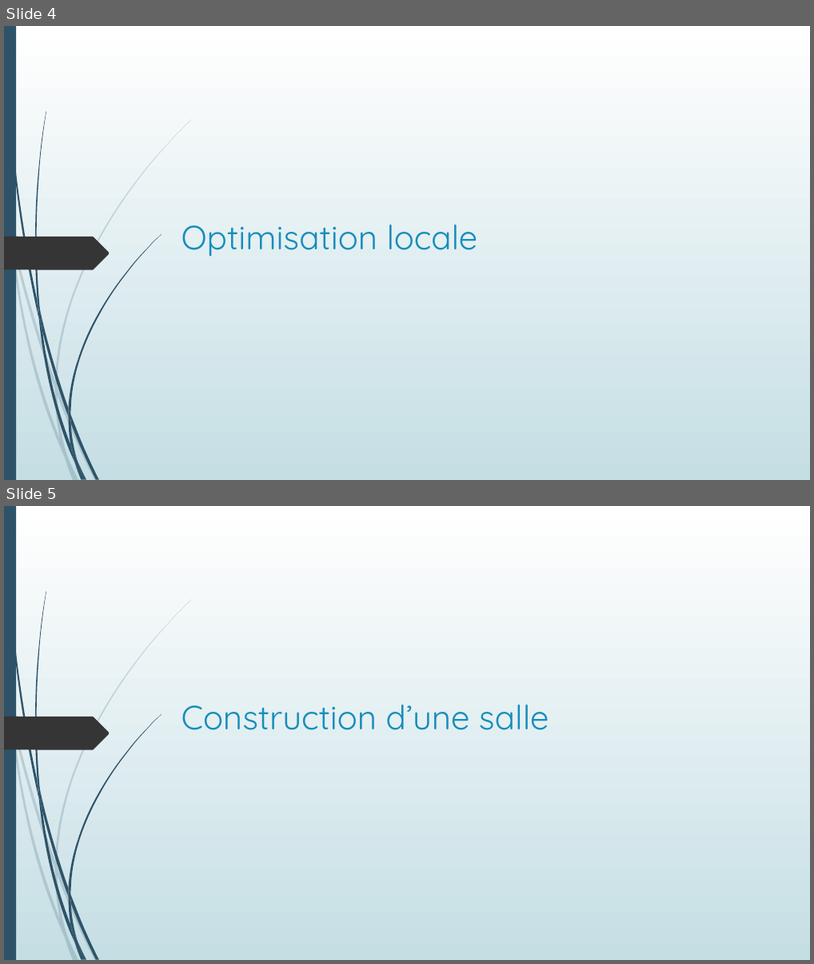
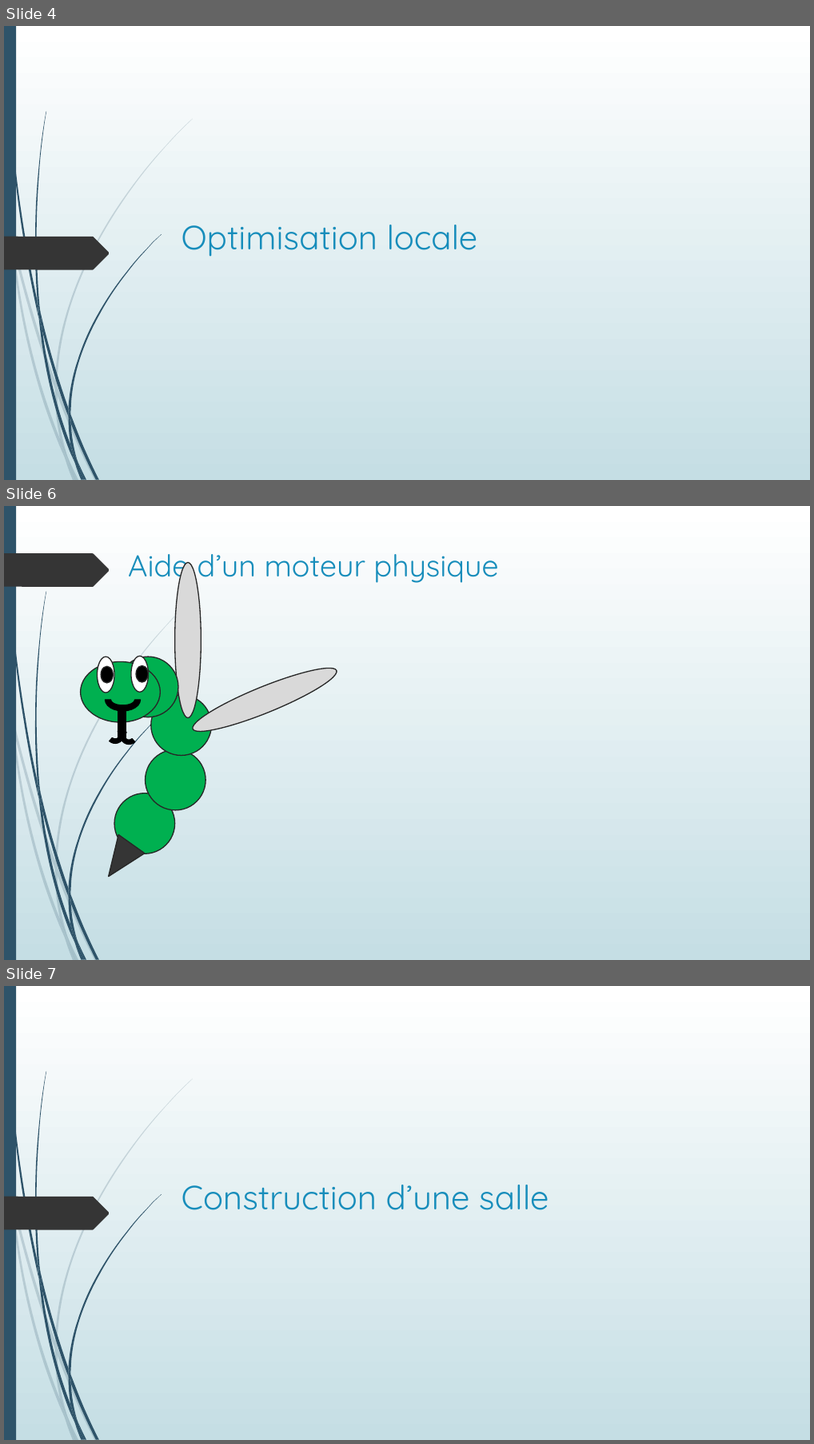
Before and after one commit to Poroing/CrowdDeplacementOptimisation, a slide deck: Présentation/Détermination d'un plan d'évacuation incendie.pptx. Shown one above the other, each under a label of ours: slides 4 and 5 before the commit, slides 4, 6 and 7 after it; the slides between them are not shown. The pictures are 814x964 and 814x1444 pixels, drawn with LibreOffice and Linux fonts; fonts in the diff are those of the drawing. Boxes give left, top, right and bottom in pixels: in the first picture for what was removed or moved away, otherwise in the second. Text is boxed around its words. In the diff, an @@ line names an element or a change of style, - is before the commit and + after.

```diff
--- a/Présentation/Détermination d'un plan d'évacuation incendie.pptx
+++ b/Présentation/Détermination d'un plan d'évacuation incendie.pptx
@@ slide 6 added at (x1=4, y1=506, x2=810, y2=960), background gradient #FFFFFF to #C5DEE5; not listed: 23 template elements that a slide beside it also shows @@
@@ freeform shape added at (x1=4, y1=553, x2=110, y2=587), fill #353535 @@
@@ title added at (x1=128, y1=554, x2=498, y2=585), 36 pt, text #178DBB @@
+Aide d’un moteur physique
@@ ellipse added at (x1=175, y1=562, x2=202, y2=718), fill #D9D9D9, outline #272727 1.25 pt @@
@@ ellipse added at (x1=80, y1=661, x2=160, y2=722), fill #00B050, outline #272727 1.25 pt @@
@@ ellipse added at (x1=97, y1=656, x2=114, y2=692), fill #FFFFFF, outline #272727 1.25 pt @@
@@ ellipse added at (x1=101, y1=666, x2=113, y2=683), fill #000000, outline #272727 1.25 pt @@
@@ ellipse added at (x1=118, y1=656, x2=178, y2=717), fill #00B050, outline #272727 1.25 pt @@
@@ ellipse added at (x1=131, y1=656, x2=149, y2=692), fill #FFFFFF, outline #272727 1.25 pt @@
@@ ellipse added at (x1=136, y1=666, x2=148, y2=682), fill #000000, outline #272727 1.25 pt @@
@@ ellipse added at (x1=188, y1=659, x2=342, y2=741), fill #D9D9D9, outline #272727 1.25 pt @@
@@ arch (boxed as its full ring) added at (x1=105, y1=688, x2=140, y2=711), fill #000000, outline #000000 1.25 pt @@
@@ ellipse added at (x1=151, y1=695, x2=211, y2=756), fill #00B050, outline #272727 1.25 pt @@
@@ rectangle added at (x1=118, y1=708, x2=126, y2=737), fill #000000, outline #000000 1.25 pt @@
@@ arch (boxed as its full ring) added at (x1=102, y1=722, x2=127, y2=747), fill #000000, outline #000000 1.25 pt @@
@@ arch (boxed as its full ring) added at (x1=117, y1=724, x2=142, y2=748), fill #000000, outline #000000 1.25 pt @@
@@ ellipse added at (x1=146, y1=750, x2=206, y2=810), fill #00B050, outline #272727 1.25 pt @@
@@ ellipse added at (x1=114, y1=792, x2=175, y2=853), fill #00B050, outline #272727 1.25 pt @@
@@ triangle added at (x1=95, y1=834, x2=145, y2=885), fill #353535, outline #272727 1.25 pt @@
@@ what was slide 5 is now slide 7 @@
```
Also in this commit, not shown: 2 slides changed, 13 other slides added, 3 slides removed, 13 other files.
